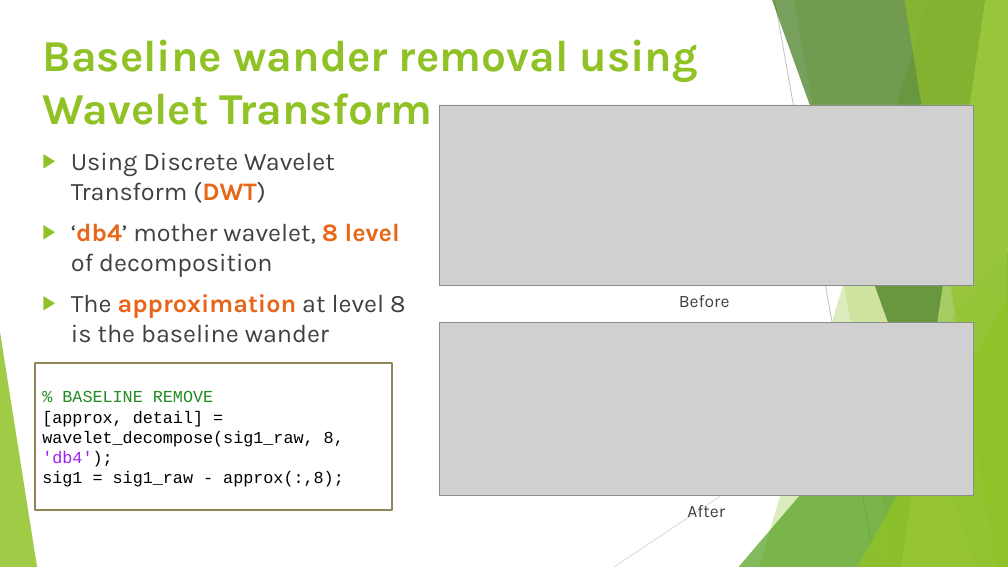
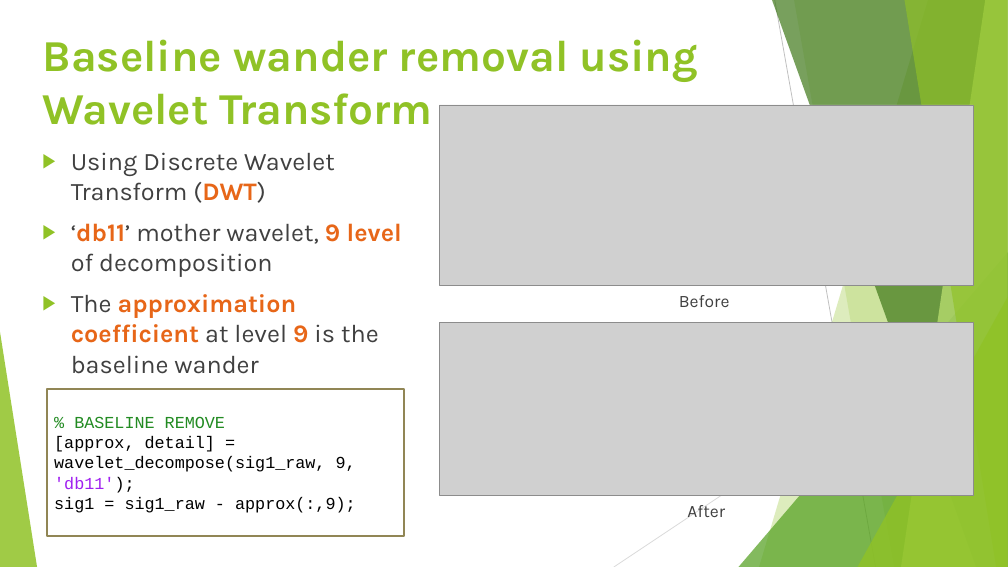
Before and after one commit to nichealpham/MY_THESIS, a slide deck: slide 9 of research/Prethesis/HK2/QUANTIFYING MYOCARDIAL DAMAGE USING ECG SIGNAL.pptx (slide 10 before the commit). Drawn at 1008x567 pixels with LibreOffice and Linux fonts; fonts in the diff are those of the drawing; grey boxes stand for pictures. Boxes give left, top, right and bottom in pixels: in the first picture for what was removed or moved away, otherwise in the second. Text is boxed around its words. In the diff, an @@ line names an element or a change of style, - is before the commit and + after.

```diff
--- a/research/Prethesis/HK2/QUANTIFYING MYOCARDIAL DAMAGE USING ECG SIGNAL.pptx
+++ b/research/Prethesis/HK2/QUANTIFYING MYOCARDIAL DAMAGE USING ECG SIGNAL.pptx
@@ text at (71, 223, 402, 374): text changed @@
-▶ ‘db4’ mother wavelet, 8 level of decomposition
-▶ The approximation at level 8 is the baseline wander
+▶ ‘db11’ mother wavelet, 9 level of decomposition
+▶ The approximation coefficient at level 9 is the baseline wander
@@ rectangle "% BASELINE REMOVE": place and size @@
-rectangle "% BASELINE REMOVE" at (35, 363, 392, 510)
+rectangle "% BASELINE REMOVE" at (47, 389, 404, 536)
@@ text in rectangle at (54, 436, 356, 513): text changed @@
-[approx, detail] = wavelet_decompose(sig1_raw, 8, 'db4');
-sig1 = sig1_raw - approx(:,8);
+[approx, detail] = wavelet_decompose(sig1_raw, 9, 'db11');
+sig1 = sig1_raw - approx(:,9);
```
Also in this commit, not shown: 10 other slides changed, 7 slides added, 2 slides removed, 3 other files.
